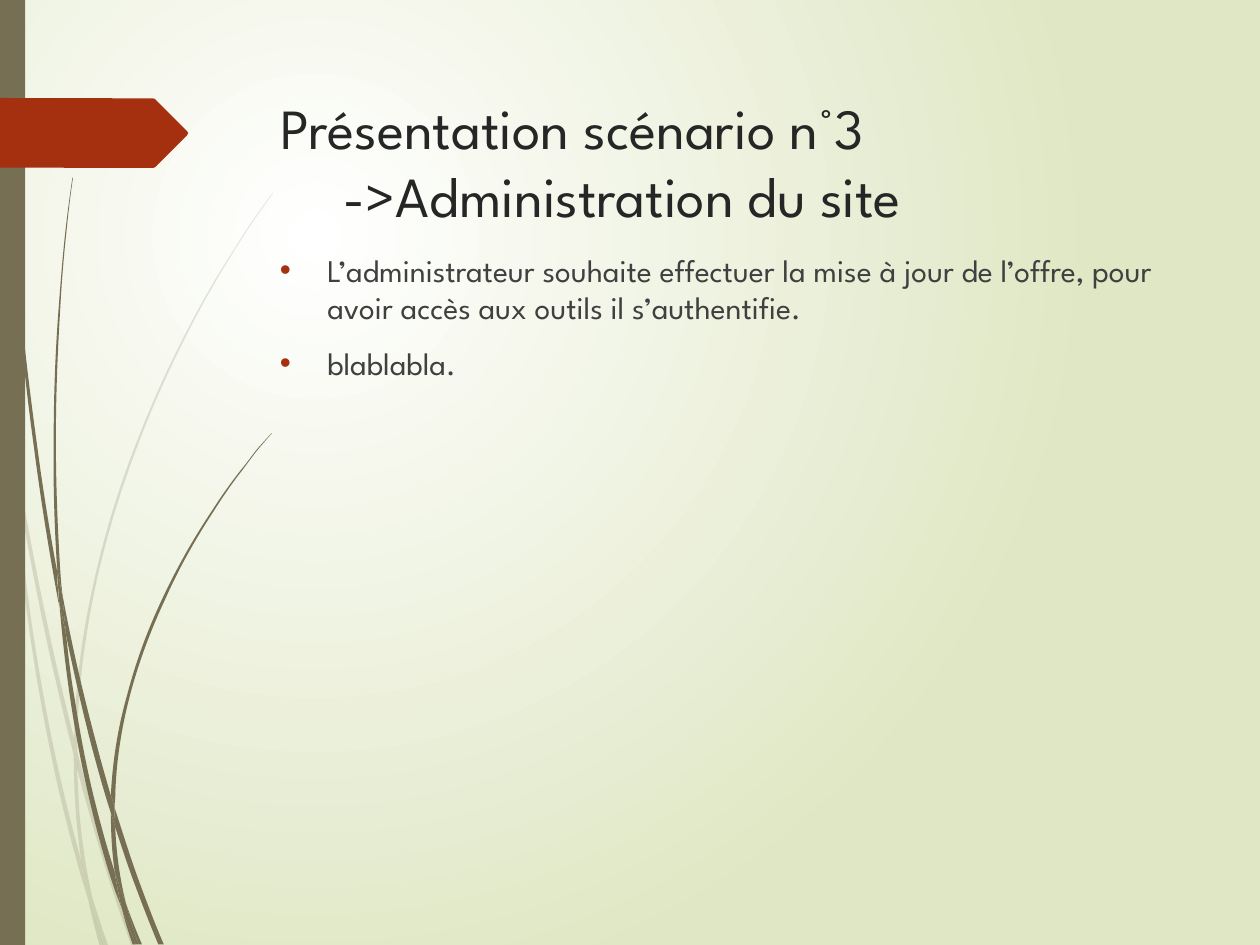
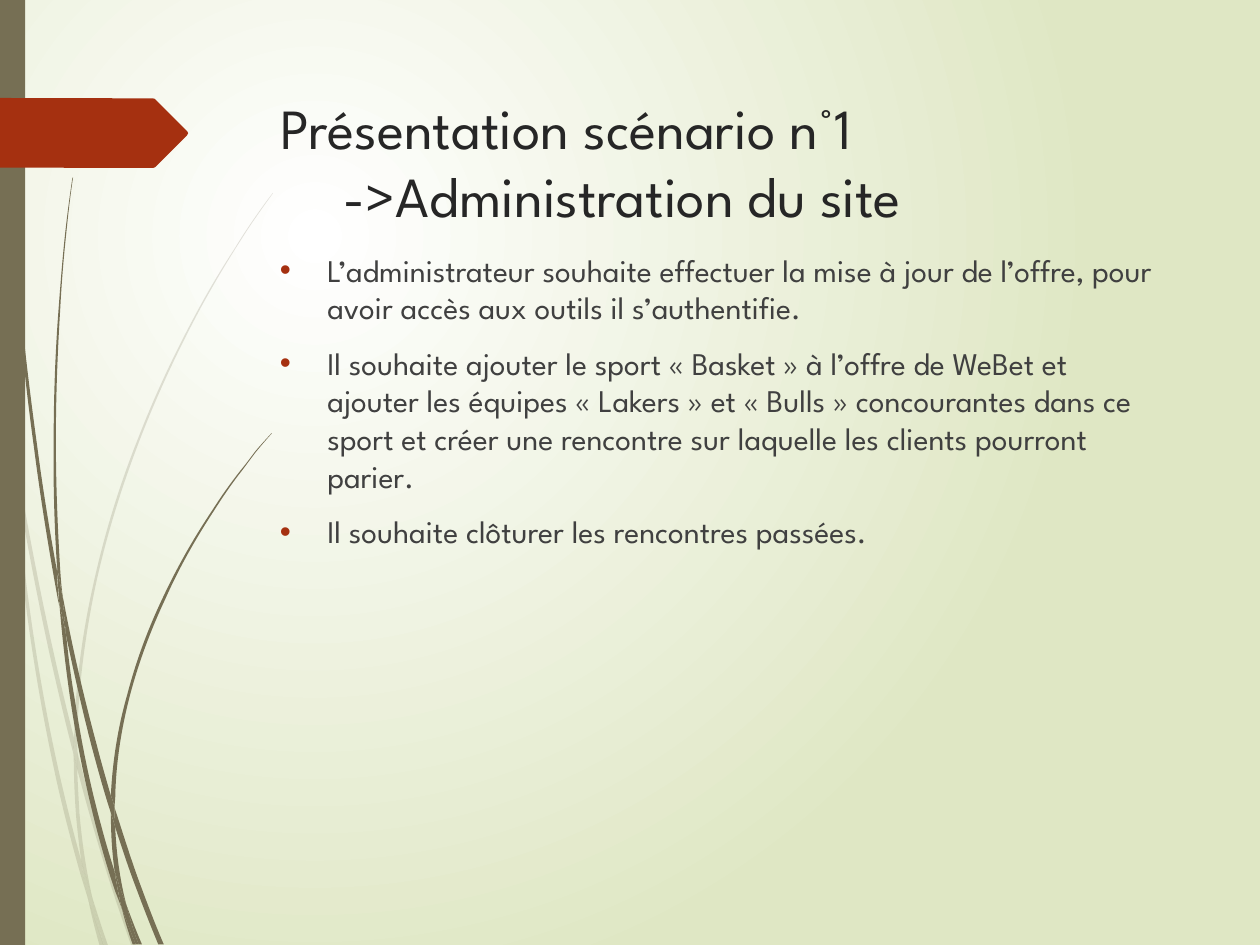
Before and after one commit to LudoRoot/WeBet_JBL, a slide deck: slide 17 of Présentation/Présentation WeBet_JBL.pptx (slide 14 before the commit). Drawn at 1260x945 pixels with LibreOffice and Linux fonts; fonts in the diff are those of the drawing. Boxes give left, top, right and bottom in pixels: in the first picture for what was removed or moved away, otherwise in the second. Text is boxed around its words. In the diff, an @@ line names an element or a change of style, - is before the commit and + after.

```diff
--- a/Présentation/Présentation WeBet_JBL.pptx
+++ b/Présentation/Présentation WeBet_JBL.pptx
@@ title at box(281, 110, 901, 218): text changed @@
-Présentation scénario n°3
-->Administration du site
+Présentation scénario n°1
+->Administration du site
@@ text at box(327, 353, 1131, 550): text changed @@
-• blablabla.
+• Il souhaite ajouter le sport « Basket » à l’offre de WeBet et ajouter les équipes « Lakers » et « Bulls » concourantes dans ce sport et créer une rencontre sur laquelle les clients pourront parier.
+• Il souhaite clôturer les rencontres passées.
```
Also in this commit, not shown: 10 other slides changed, 4 slides added, 1 slide removed, 5 other files.
